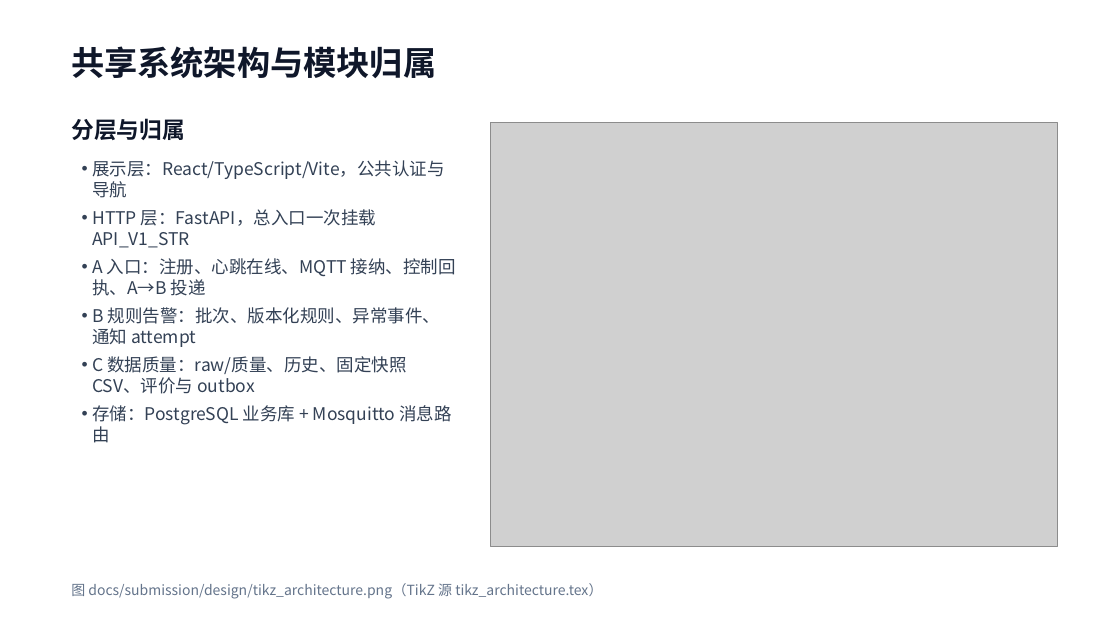
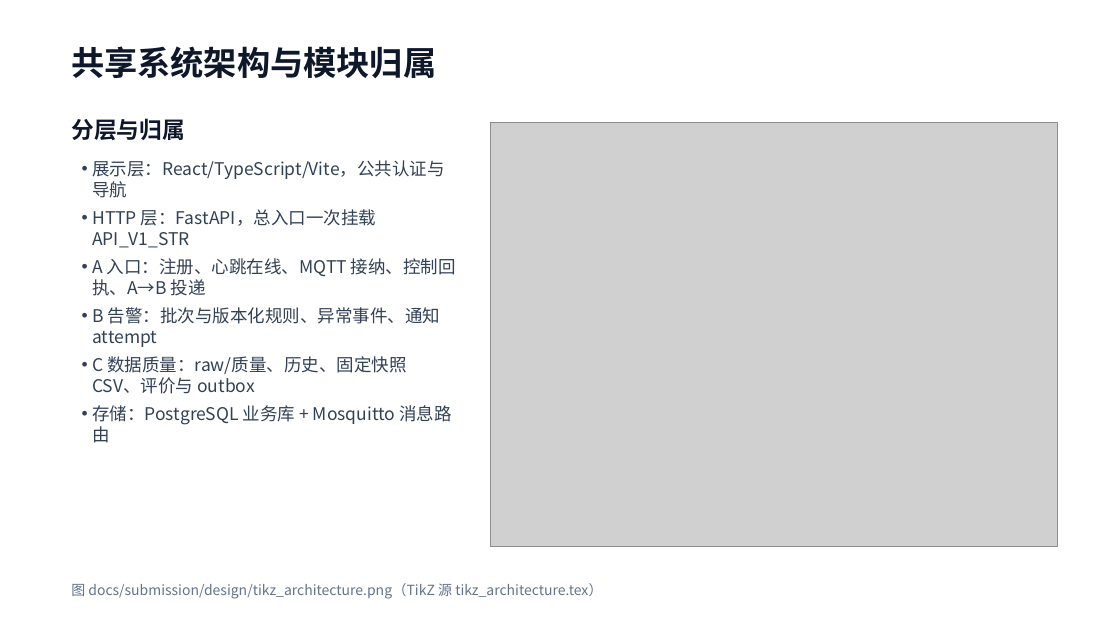
Before and after one commit to Cynthia060913/freshlink-zhikong-public, a slide deck: slide 2 of docs/submission/claude-final-materials/A-FINAL-COMPONENT.pptx. Drawn at 1120x630 pixels with LibreOffice and Linux fonts; fonts in the diff are those of the drawing; grey boxes stand for pictures. Boxes give left, top, right and bottom in pixels: in the first picture for what was removed or moved away, otherwise in the second. Text is boxed around its words. In the diff, an @@ line names an element or a change of style, - is before the commit and + after.

```diff
--- a/docs/submission/claude-final-materials/A-FINAL-COMPONENT.pptx
+++ b/docs/submission/claude-final-materials/A-FINAL-COMPONENT.pptx
@@ text at (92, 307, 440, 347): text changed @@
-• B 规则告警：批次、版本化规则、异常事件、通知 attempt
+• B 告警：批次与版本化规则、异常事件、通知 attempt
```
Also in this commit, not shown: 2 other slides changed, 10 other files.
